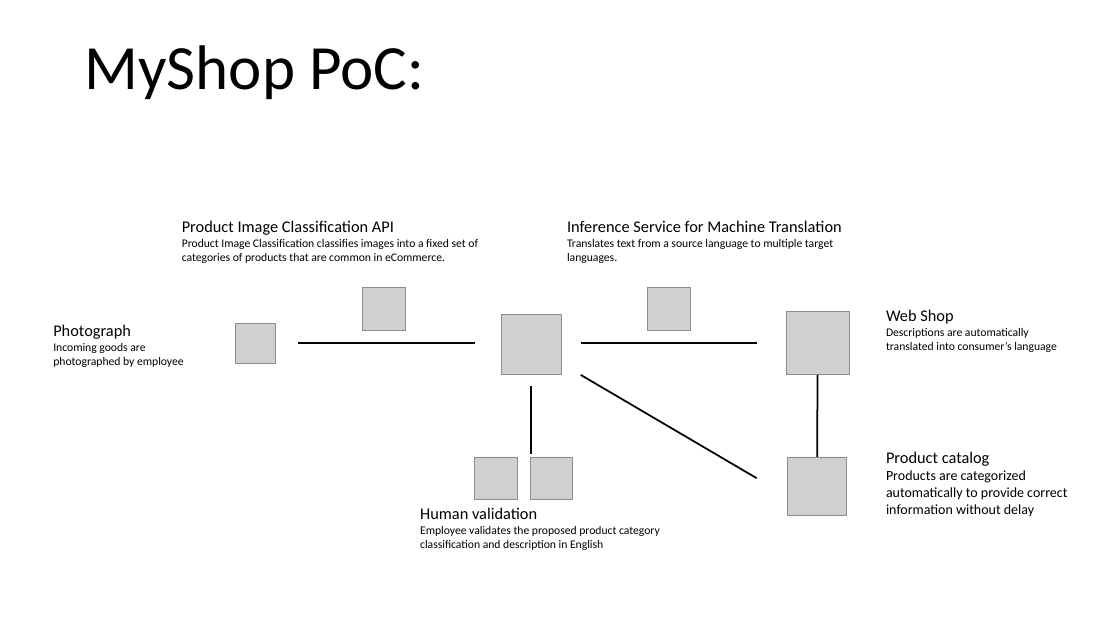
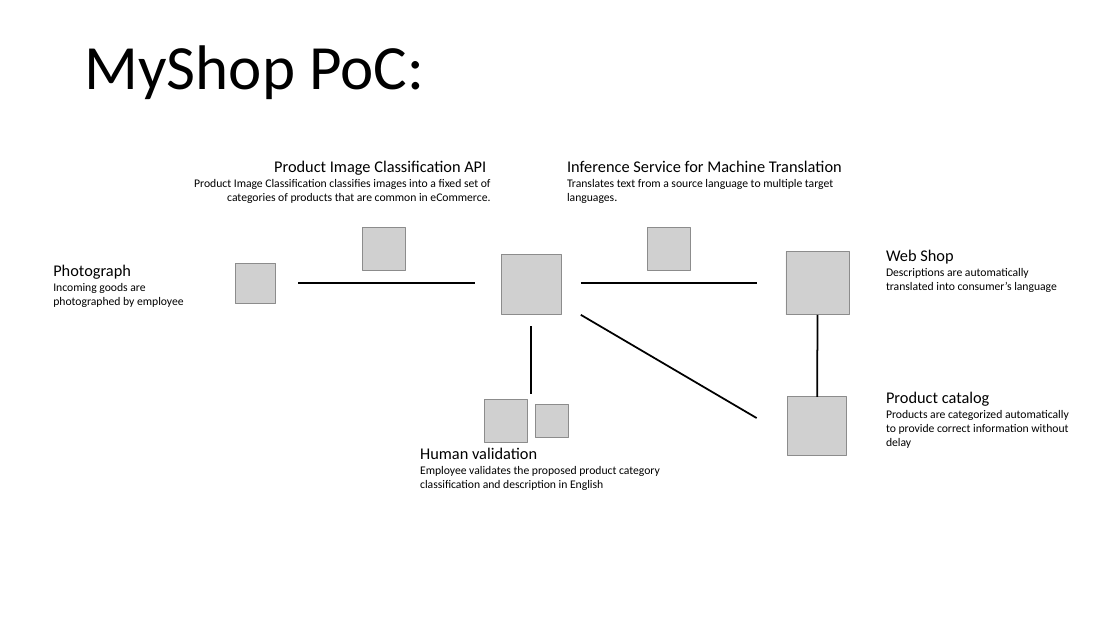
Before and after one commit to joeybronner/ml-hackathon-copenhagen-2019, a slide deck: slide 3 of Teams/MyShop/MyShop.pptx. Drawn at 1120x630 pixels with LibreOffice and Linux fonts; fonts in the diff are those of the drawing; grey boxes stand for pictures. Boxes give left, top, right and bottom in pixels: in the first picture for what was removed or moved away, otherwise in the second. Text is boxed around its words. In the diff, an @@ line names an element or a change of style, - is before the commit and + after.

```diff
--- a/Teams/MyShop/MyShop.pptx
+++ b/Teams/MyShop/MyShop.pptx
@@ text "Product Image Classification API" at (x1=194, y1=160, x2=491, y2=203): alignment left to right @@
@@ 6 pictures, 5 texts, 5 lines moved together from (x1=53, y1=220, x2=1057, y2=550) to (x1=53, y1=160, x2=1057, y2=490) @@
@@ text "Product catalog" moved from (x1=886, y1=451, x2=1067, y2=517) to (x1=886, y1=391, x2=1069, y2=448) @@
@@ picture moved from (x1=475, y1=457, x2=517, y2=499) to (x1=485, y1=400, x2=527, y2=442) @@
@@ picture resized from (x1=530, y1=457, x2=572, y2=499) to (x1=535, y1=404, x2=569, y2=438) @@
@@ text at (x1=886, y1=410, x2=1069, y2=448): size 12 to 10 pt in "Products are categorized automatically to provide correct ..." @@
```
